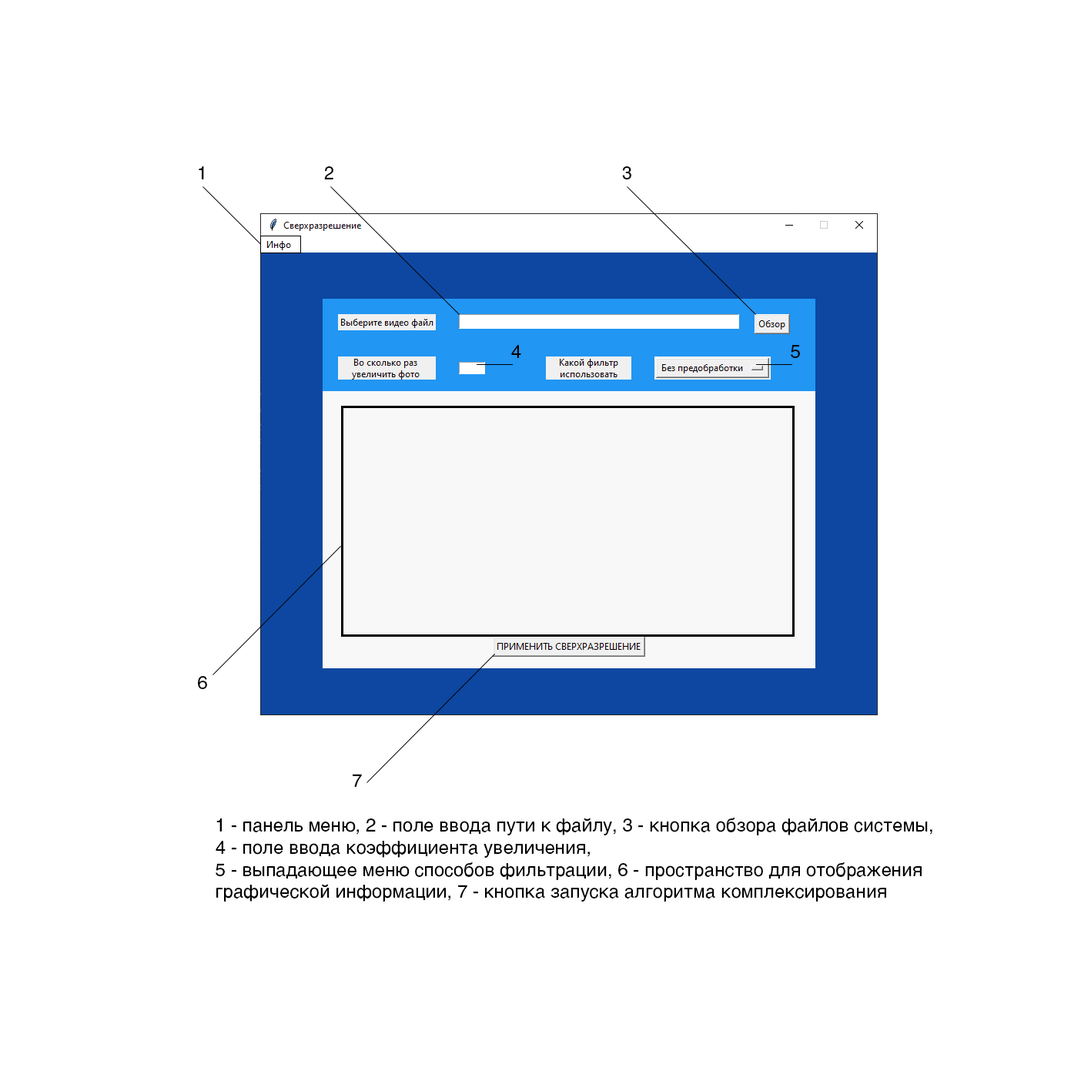
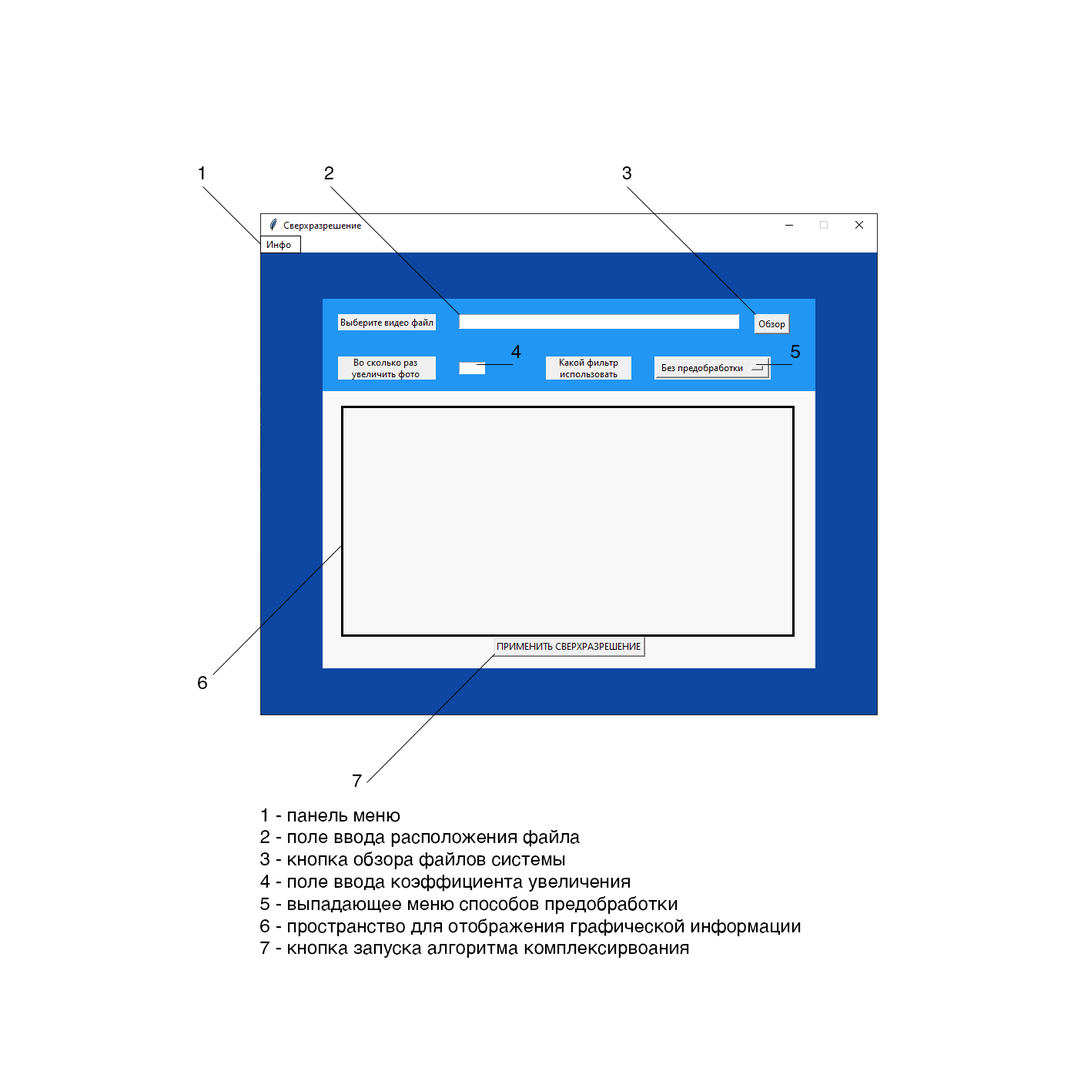
The second w=1091, h=1091 image is a revision of the first. Changes to its layers:
renamed "1 - панель меню, 2 - поле ввода пути к файлу, 3 - кнопка обзора" to "1 - панель меню 2 - поле ввода расположения файла 3 - кнопка об", painted on it over [215, 808, 933, 959]
